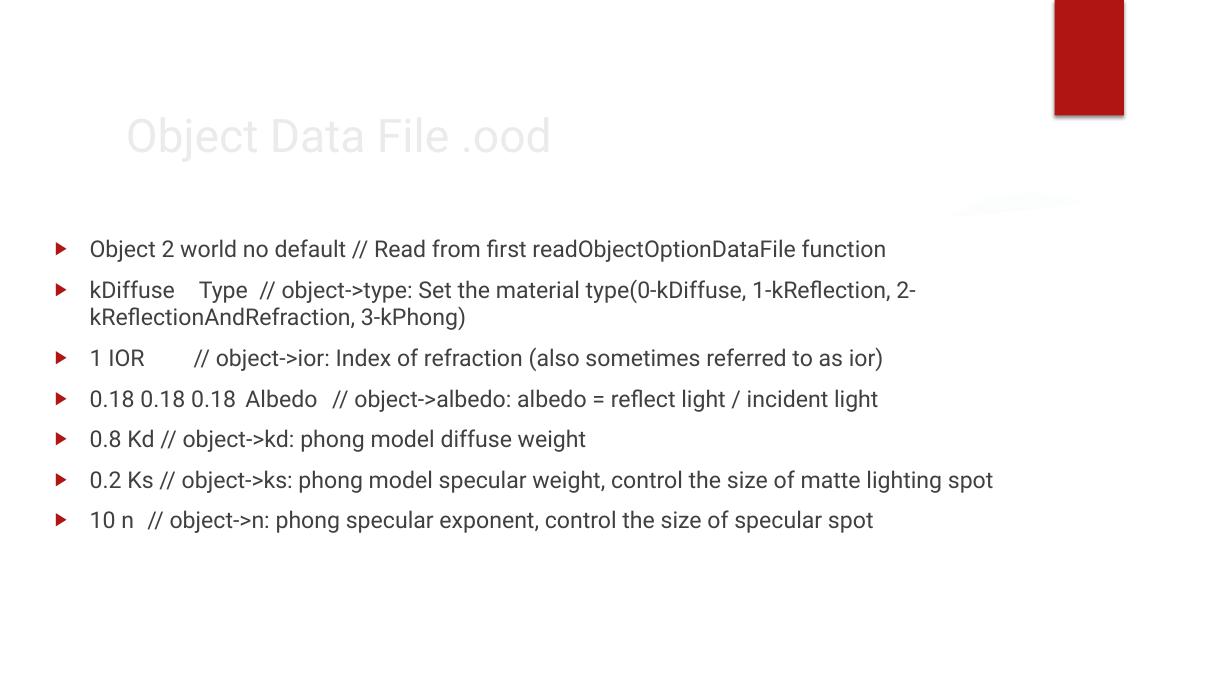
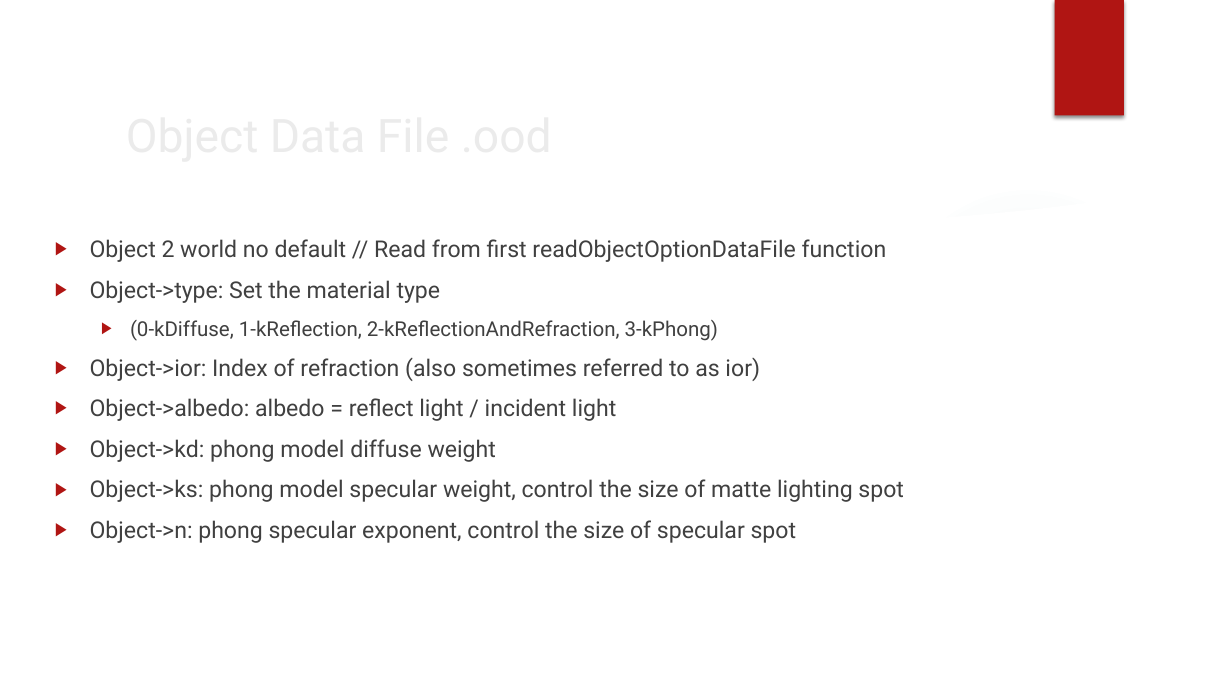
Before and after one commit to koxakis/RayTracing_FPGA, a slide deck: slide 5 of documentation/software/Base_render_system_documentation.pptx. Drawn at 1232x693 pixels with LibreOffice and Linux fonts; fonts in the diff are those of the drawing; background and template pictures are left out. Boxes give left, top, right and bottom in pixels: in the first picture for what was removed or moved away, otherwise in the second. Text is boxed around its words. In the diff, an @@ line names an element or a change of style, - is before the commit and + after.

```diff
--- a/documentation/software/Base_render_system_documentation.pptx
+++ b/documentation/software/Base_render_system_documentation.pptx
@@ text at (90,280,904,543): text changed @@
-▶ kDiffuse Type // object->type: Set the material type(0-kDiffuse, 1-kReflection, 2-kReflectionAndRefraction, 3-kPhong)
-▶ 1 IOR // object->ior: Index of refraction (also sometimes referred to as ior)
-▶ 0.18 0.18 0.18 Albedo // object->albedo: albedo = reflect light / incident light
-▶ 0.8 Kd // object->kd: phong model diffuse weight
-▶ 0.2 Ks // object->ks: phong model specular weight, control the size of matte lighting spot
-▶ 10 n // object->n: phong specular exponent, control the size of specular spot
+▶ Object->type: Set the material type
+  ▶ (0-kDiffuse, 1-kReflection, 2-kReflectionAndRefraction, 3-kPhong)
+▶ Object->ior: Index of refraction (also sometimes referred to as ior)
+▶ Object->albedo: albedo = reflect light / incident light
+▶ Object->kd: phong model diffuse weight
+▶ Object->ks: phong model specular weight, control the size of matte lighting spot
+▶ Object->n: phong specular exponent, control the size of specular spot
```
Also in this commit, not shown: 5 other slides changed, 8 slides added, 7 slides removed, 22 other files.
